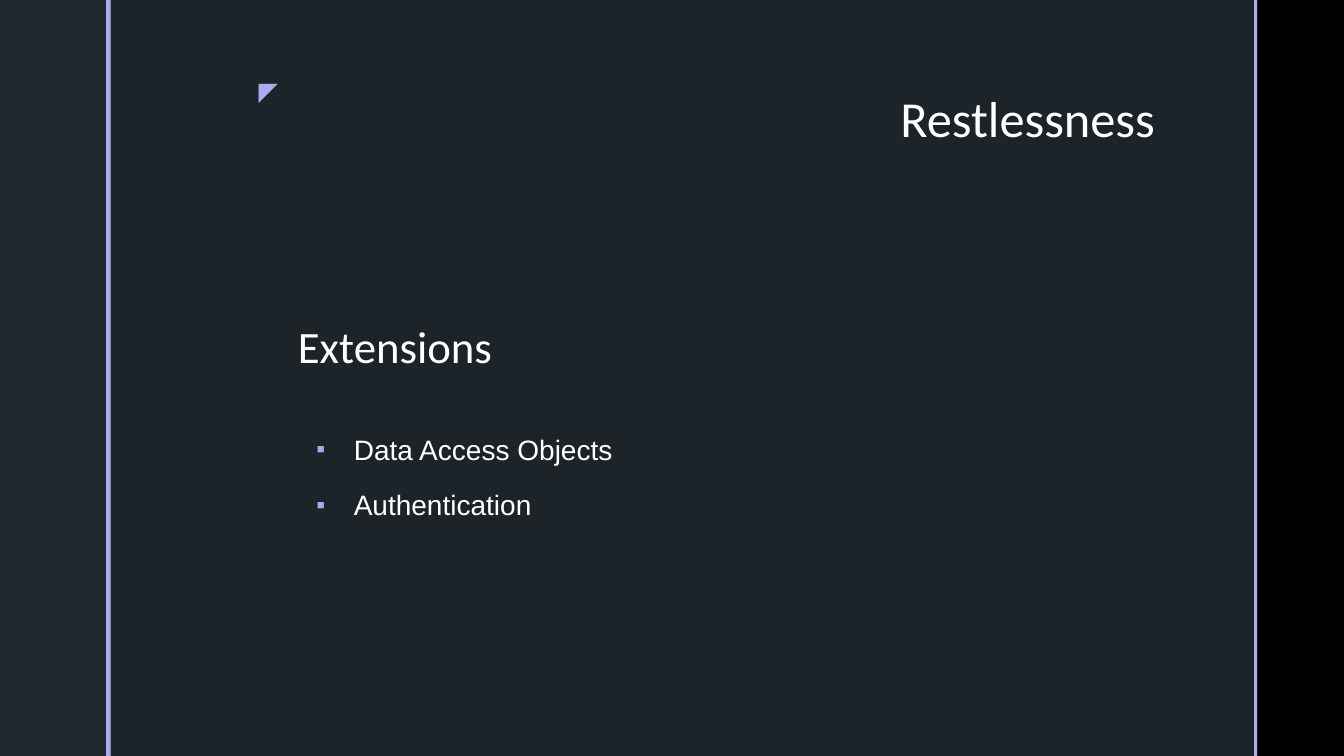
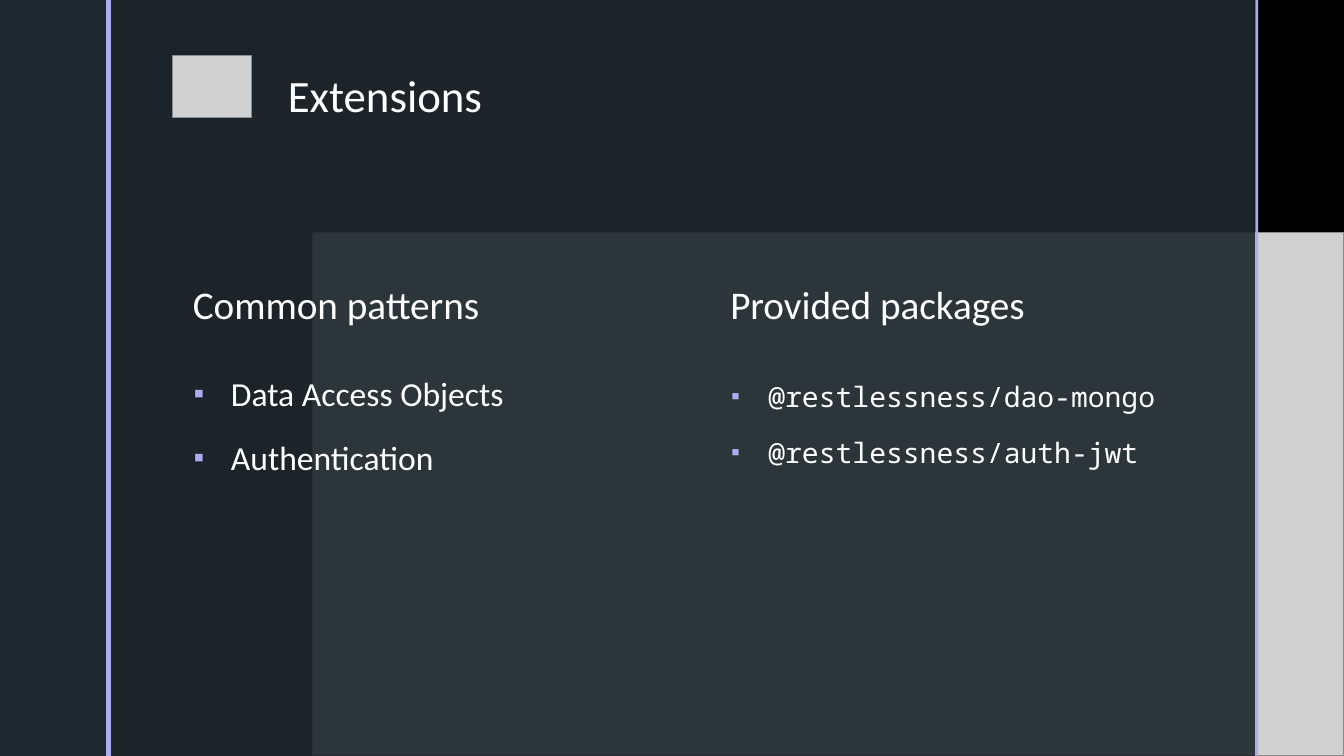
Before and after one commit to androsanta/Thesis, a slide deck: slide 8 of presentation/presentation.pptx (slide 6 before the commit). Drawn at 1344x756 pixels with LibreOffice and Linux fonts; fonts in the diff are those of the drawing; grey boxes stand for pictures; background and template pictures are left out. Boxes give left, top, right and bottom in pixels: in the first picture for what was removed or moved away, otherwise in the second. Text is boxed around its words. In the diff, an @@ line names an element or a change of style, - is before the commit and + after.

Commit message:
Presentation updated

```diff
--- a/presentation/presentation.pptx
+++ b/presentation/presentation.pptx
@@ rectangle added at (x1=0, y1=0, x2=1344, y2=756), fill #000000 @@
@@ rectangle added at (x1=111, y1=0, x2=1255, y2=756), fill #1F282E at 92% opacity @@
@@ rectangle added at (x1=1255, y1=0, x2=1258, y2=756), fill #A9ACEE @@
@@ picture added at (x1=172, y1=55, x2=252, y2=118) @@
@@ text removed at (x1=242, y1=71, x2=287, y2=111) @@
-◤
@@ text "Extensions" moved from (x1=298, y1=332, x2=492, y2=364) to (x1=288, y1=81, x2=482, y2=113) @@
@@ title removed at (x1=900, y1=102, x2=1154, y2=138) @@
-Restlessness
@@ picture added at (x1=313, y1=232, x2=1344, y2=756) @@
@@ text added at (x1=193, y1=293, x2=479, y2=326), 28 pt, text #FFFFFF @@
+Common patterns
@@ text added at (x1=730, y1=291, x2=1025, y2=326), 28 pt, text #FFFFFF @@
+Provided packages
@@ text "Data Access Objects" moved from (x1=354, y1=439, x2=612, y2=516) to (x1=231, y1=382, x2=503, y2=471) @@
@@ text "Data Access Objects" at (x1=231, y1=382, x2=503, y2=471): size 20 to 24 pt, font Arial to Calibri @@
@@ text added at (x1=768, y1=385, x2=1155, y2=470), 20 pt, text #FFFFFF @@
+▪ @restlessness/dao-mongo
+▪ @restlessness/auth-jwt
```
Also in this commit, not shown: 5 other slides changed, 4 slides added, 2 slides removed.
